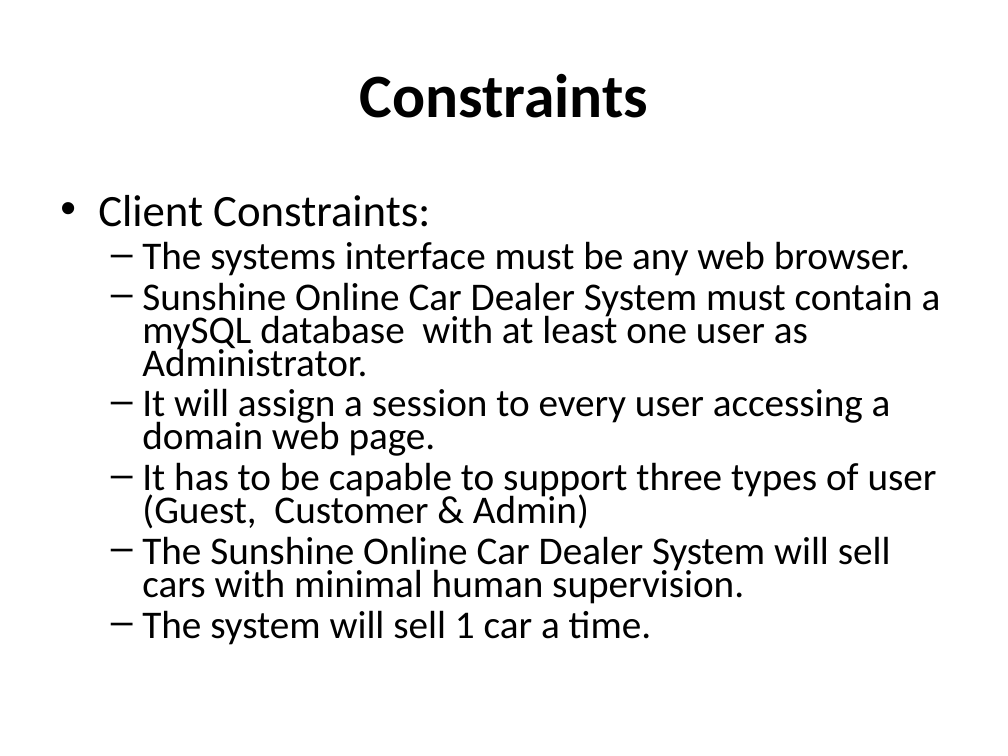
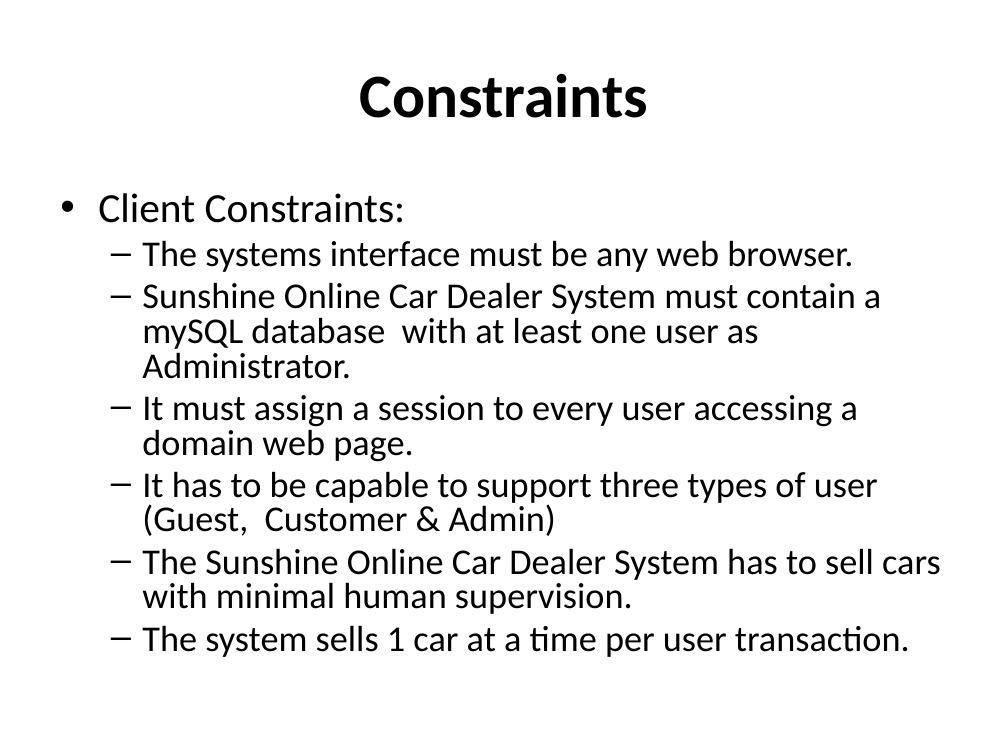
Before and after one commit to cen4010-onlinecardealer/docs, a slide deck: slide 6 of Online Car Dealer System.pptx. Drawn at 1008x756 pixels with LibreOffice and Linux fonts; fonts in the diff are those of the drawing. Boxes give left, top, right and bottom in pixels: in the first picture for what was removed or moved away, otherwise in the second. Text is boxed around its words. In the diff, an @@ line names an element or a change of style, - is before the commit and + after.

```diff
--- a/Online Car Dealer System.pptx
+++ b/Online Car Dealer System.pptx
@@ text at [98,193,881,536]: size 32 to 29.6 pt in "Client Constraints:"; size 28 to 25.9 pt in "The systems interface must be any web ...", "Sunshine Online Car Dealer System must contain ...", "It has to be capable to support ..."; line spacing 0.7 to 0.8 @@
@@ text at [142,395,858,462]: text changed; size 28 to 25.9 pt @@
-  – It will assign a session to every user accessing a domain web page.
+  – It must assign a session to every user accessing a domain web page.
@@ text at [142,548,941,657]: text changed; size 28 to 25.9 pt @@
-  – The Sunshine Online Car Dealer System will sell cars with minimal human supervision.
-  – The system will sell 1 car a time.
+  – The Sunshine Online Car Dealer System has to sell cars with minimal human supervision.
+  – The system sells 1 car at a time per user transaction.
```
Also in this commit, not shown: 2 other slides changed.
